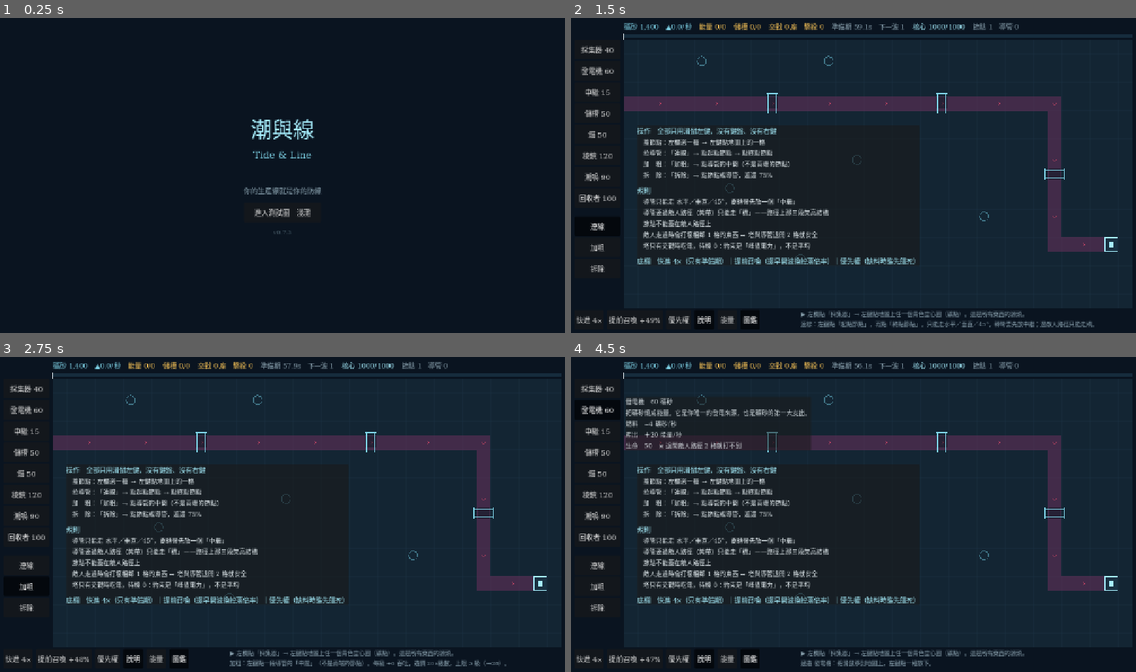
Above: before the commit, frames 1-4 (two rows, left to right).
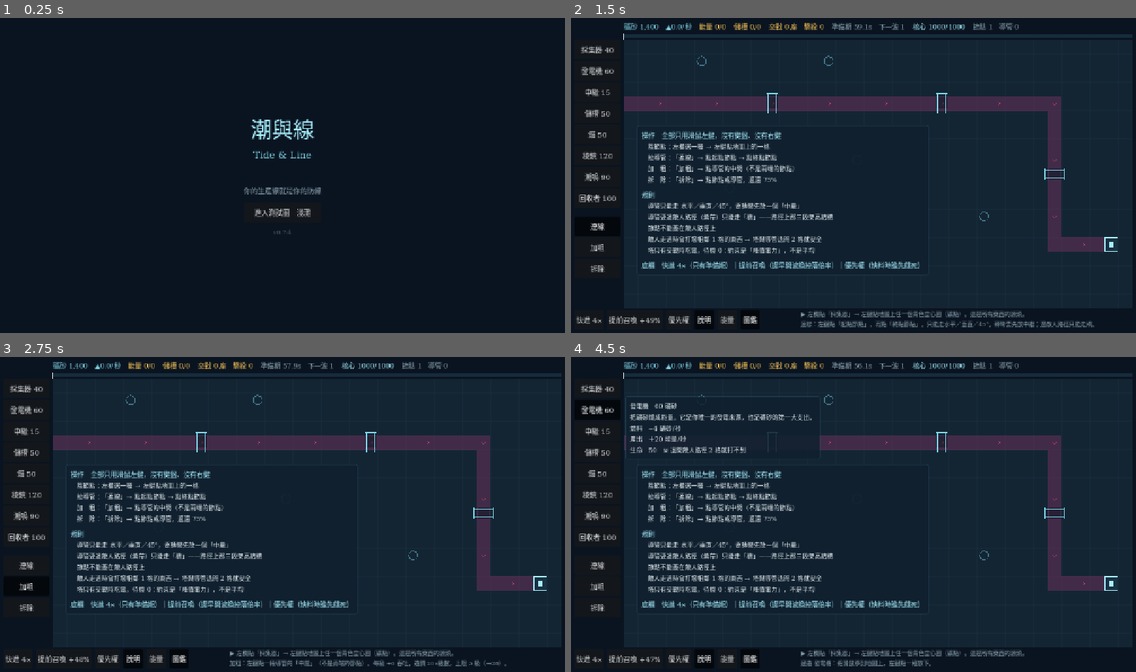
Above: after the commit, the same moments.

Repository: XiaoLin-001/TheGame
Game: Godot game, scene res://scenes/Main.tscn
The game is run twice, just before and just after one commit, with the same random seed, the same clock (stepped at 60 frames per second) and the same inputs.
Inputs:
- Up to frame 1 (0.25 s): no input
- Up to frame 2 (1.5 s): click "進入測試圖 淺灘" at 0.5 s; click "連線" at 1.25 s
- Up to frame 3 (2.75 s): click "加粗" at 2 s
- Up to frame 4 (4.5 s): click "拆除" at 2.75 s; click "採集器 40" at 3.5 s; click "發電機 60" at 4.25 s

The runs differ from the first frame. In frame 1, less than 0.1% of the frame differs, in the area x 51-52%, y 67-69%; in frame 2, 7.3%; in frame 3, 7.3%; in frame 4, 9.5%, in the area x 9-62%, y 12-80%.

Commit message:
B0.7.4 能量面板定住、餵不飽的點名（VERSION 0.7.4）
使用者回報兩件事。

① 「面板會因為一些小改動一直跳動，導致很難看清楚」
我讓沒有數值的列自己隱藏（當時的理由是「只列這一局真的存在的項目」），而
PanelContainer 會跟著內容縮放——於是每過一個 tick 版面就位移一次。儲槽從
放電轉成充能、回收者緩衝歸零，整張表就上下彈。

一張一直在動的表讀不了，這條比「不列無關項目」重要得多。改成固定尺寸、
固定列序：列不隱藏，沒在作用的留在原位變暗。位置固定本身就是可讀性——
玩家記得「淨值在第八行」，那一行就不該跑。

② 「希望有什麼能量不足的也可以顯示在上面」
淨值只說「差多少」，不說「誰在挨餓」——而玩家能採取的動作（拉優先權、
加粗那條線、多蓋一台發電機）取決於後者。面板新增點名，最多列三座、其餘
收成「…還有 N 座」。名單直接取三態徽章的 STARVED 判定，與地圖上那個橙色
倒三角是同一份資料——面板上的名字和地圖上的圖示不會各說各話。

順帶：預設的 PanelContainer 太透明，導管會從字後面穿過去，暗色的次要文字
直接讀不到。新增 UiKit.panel(opacity)：近乎不透明的底 ＋ 一圈細邊 ＋
radius.ui，並一律 mouse_filter = IGNORE（RG-39 從此由建構子保證，不靠各處
自己記得設）。角色簡介維持 0.88 半透明——它刻意要讓人看見底下是什麼。

TL_CLICKTEST 現在尊重明寫的 TL_DEMO_TICKS：有示範佈局在場時只開浮層、
略過建造斷言，用來拍「波次進行中的能量收支」這種只有互動才到得了的畫面。

測試 312 項不變（這批全是呈現層）。

Co-Authored-By: Claude Opus 5 <noreply@anthropic.com>

Diff:
--- a/godot/scripts/core/GameState.gd
+++ b/godot/scripts/core/GameState.gd
@@ -10,7 +10,7 @@
 ## `0.<全域批次序號>.<修補>`。**批次編號就編在版本號裡**，所以這裡不再另存一個
 ## `BATCH` 字串——B0.6 與 B0.6.1 連續兩批都忘了同步它，標題畫面掛著 `B0.5` 三天。
 ## 兩個必須手動保持一致的常數，遲早會不一致；批次名稱在 `CHANGELOG.md` 與 git log。
-const VERSION := "0.7.3"
+const VERSION := "0.7.4"
 
 const GAME_NAME := "潮與線"
 const GAME_NAME_EN := "Tide & Line"
--- a/godot/scripts/core/Hooks.gd
+++ b/godot/scripts/core/Hooks.gd
@@ -33,7 +33,10 @@
 	click_test = Env.flag("TL_CLICKTEST")
 	if click_test:
 		panel = "battle"
-		demo_ticks = 0  # 空地圖才驗得到「點一下有沒有蓋出東西」
+		# 空地圖才驗得到「點一下有沒有蓋出東西」。但明寫 `TL_DEMO_TICKS` 時尊重它——
+		# 那是「我要的是示範佈局跑到第 N tick 的畫面，只是需要有人幫我開浮層」。
+		if Env.str_of("TL_DEMO_TICKS") == "":
+			demo_ticks = 0
 
 	if Env.any_hook():
 		print("[TL] hooks: %s" % Env.active_summary())
--- a/godot/scripts/screens/Battle.gd
+++ b/godot/scripts/screens/Battle.gd
@@ -28,6 +28,15 @@
 const BEAD_GAP := 20.0
 const BEAD_SPEED := 6.0
 const BEAD_MIN_RATE := 0.05
+
+## 能量收支面板的**固定列序**。列數與順序恆定，沒有值的列留在原位變暗，
+## 面板才不會每個 tick 抖一次（B0.7.4）。`short0..2` 是餵不飽的節點清單。
+const ENERGY_ROWS := [
+	"gen", "silo_out", "reclaim", "sep1", "tower", "silo_in", "sep2", "net",
+	"short0", "short1", "short2", "tip", "tip2",
+]
+## 「餵不飽」最多列幾座，其餘收成一行「…還有 N 座」。
+const SHORT_ROWS := 3
 
 enum Mode { BUILD, CONNECT, UPGRADE, DEMOLISH }
 
@@ -101,6 +110,12 @@
 func _click_selftest() -> void:
 	await get_tree().process_frame
 	await get_tree().process_frame
+	# 有示範佈局在場時只驗浮層：地圖上的格子被佔走了，建造斷言本來就不成立。
+	if s.nodes.size() > 1:
+		_energy_button.button_pressed = true
+		_on_codex_show("prism", _build_buttons["prism"])
+		print("[TL_CLICKTEST] 示範佈局在場，只開浮層（建造斷言略過）")
+		return
 	var ore: Vector2i = (s.map["ore"] as Array)[0]
 	var on_path: Vector2i = s.path[10]
 	var before: int = s.nodes.size()
@@ -749,7 +764,7 @@
 ##   ② **沒有「每一座」的選項**——操作負擔不得隨建築數量成長（風險 R-1）。
 ##   ③ 預設收合。它是抽屜不是常駐欄（§6.2 全畫面地圖 ＋ 可收合浮層）。
 func _build_priority_panel() -> void:
-	var box := PanelContainer.new()
+	var box := UiKit.panel()
 	box.position = Vector2(1000, 330)   # 讓開上方的能量收支面板，兩個可以同時開
 	box.visible = false
 	var col := UiKit.vbox(6)
@@ -790,7 +805,7 @@
 ## **預設開在空地圖上、有東西之後就不再擋路**：不用存檔旗標（那要跨局狀態），
 ## 用「這一局蓋了東西沒有」判斷——玩家一放下第一個節點就代表他會操作了。
 func _build_help_panel() -> void:
-	var box := PanelContainer.new()
+	var box := UiKit.panel(0.94)
 	box.position = Vector2(150, 250)
 	var col := UiKit.vbox(3)
 	box.add_child(col)
@@ -818,10 +833,8 @@
 			line, 15 if head else 14,
 			Palette.ORDER_BRIGHT if head else Palette.TEXT_PRIMARY, false
 		))
-	# ★ **面板不吃滑鼠**：它是一張說明，底下就是玩家要點的地圖。
-	#   `PanelContainer` 預設 `STOP`，會把落在它範圍內的點擊整片吞掉——
-	#   而它預設開在玩家要放第一個節點的那一刻，等於教學把遊戲擋住了。
-	box.mouse_filter = Control.MOUSE_FILTER_IGNORE
+	# （不吃滑鼠由 `UiKit.panel()` 保證——這一張曾經預設開在玩家要放第一個
+	#   節點的位置上並把那片點擊整片吞掉，等於教學把遊戲擋住了。RG-39）
 	add_child(box)
 	_help_panel = box
 	# 空地圖＝這局還沒開始，正是需要它的時刻。TL_NAKED 下不開（它整片都是文字）。
@@ -844,20 +857,21 @@
 ## 只列**這一局真的存在**的項目：一張永遠有八行的表沒有資訊量，
 ## 有幾行會動、什麼時候動，本身就是資訊。
 func _build_energy_panel() -> void:
-	var box := PanelContainer.new()
-	box.position = Vector2(872, 96)   # 寬 388 → 右緣 1260，不出畫面
+	var box := UiKit.panel()
+	box.position = Vector2(872, 96)
 	box.visible = false
-	box.mouse_filter = Control.MOUSE_FILTER_IGNORE
-	var col := UiKit.vbox(4)
+	# ★ **固定尺寸、固定列數**（B0.7.4）。使用者回報「面板會因為一些小改動
+	#   一直跳動，很難看清楚」——原因是沒有數值的列會自己隱藏，`PanelContainer`
+	#   跟著縮放，於是每過一個 tick 版面就位移一次。
+	#   **一張一直在動的表，讀不了**。現在列數恆定、寬度恆定，
+	#   不存在的項目留在原位變暗——**位置固定本身就是可讀性**。
+	box.custom_minimum_size = Vector2(392, 300)
+	var col := UiKit.vbox(3)
 	box.add_child(col)
 	col.add_child(UiKit.label("能量收支（每秒）", 15, Palette.ENERGY_AMBER, false))
-	# 每一行都必須短於面板寬度：`PanelContainer` 會被最長的那一行撐開，
-	# 撐出畫面外就直接被裁掉（沒有捲動）。長句一律拆兩行，不靠 autowrap。
-	for key: String in [
-		"gen", "reclaim", "silo_out", "sep", "tower", "silo_in", "net", "tip", "tip2"
-	]:
+	for key: String in ENERGY_ROWS:
 		var l := UiKit.label("", 13, Palette.TEXT_SECONDARY, false)
-		l.custom_minimum_size = Vector2(388, 0)
+		l.custom_minimum_size = Vector2(380, 17)
 		col.add_child(l)
 		_energy_rows[key] = l
 	add_child(box)
@@ -888,26 +902,55 @@
 	var silo_in := maxf(0.0, demand - tower)
 	var net := supply - demand
 
-	_set_row("gen", "＋ 發電機 ×%d　%+.0f" % [s.count_of("generator"), gen], Palette.ENERGY_AMBER)
-	_set_row("reclaim", "＋ 回收者存量　%.0f（擊殺換來的，慢慢注入）" % reclaim
-		if reclaim > 0.0 else "", Palette.ENERGY_AMBER)
-	_set_row("silo_out", "＋ 儲槽放電　%+.0f" % silo_out if silo_out > 0.05 else "", Palette.ENERGY_AMBER)
-	_set_row("sep", "──────────────", Palette.BORDER_STRONG)
-	_set_row("tower", "− 塔（交戰 %d 座）　%.0f　※ 待機不耗電" % [int(r["engaged"]), tower]
-		if tower > 0.05 else "− 塔　0　※ 沒有敵人進射程，全部待機", Palette.TEXT_SECONDARY)
-	_set_row("silo_in", "− 儲槽充能　%.0f（受自己那條線的 cap 限速）" % silo_in
-		if silo_in > 0.05 else "", Palette.TEXT_SECONDARY)
-	_set_row("net", "淨值　%+.0f/秒　%s" % [net, "餵得飽" if net >= -0.05 else "餵不飽，射速會降"],
-		Palette.OK_GREEN if net >= -0.05 else Palette.WARN_ORANGE)
-	_set_row("tip", "加電：多蓋發電機（每台吃 4 礦砂/秒）", Palette.TEXT_DISABLED)
-	_set_row("tip2", "省電：塔蓋少一點，或用「優先權」決定誰先餓", Palette.TEXT_DISABLED)
-
-
-func _set_row(key: String, text: String, col: Color) -> void:
+	_set_row("gen", "＋ 發電機 ×%d　%+.0f" % [s.count_of("generator"), gen],
+		gen > 0.05, Palette.ENERGY_AMBER)
+	_set_row("silo_out", "＋ 儲槽放電　%+.0f" % silo_out, silo_out > 0.05, Palette.ENERGY_AMBER)
+	_set_row("reclaim", "＋ 回收者存量　%.0f（擊殺換來的，限速注入）" % reclaim,
+		reclaim > 0.05, Palette.ENERGY_AMBER)
+	_set_row("sep1", "─────────────────", false)
+	_set_row("tower", "− 塔（交戰 %d 座）　%.0f" % [int(r["engaged"]), tower], tower > 0.05)
+	_set_row("silo_in", "− 儲槽充能　%.0f（受自己那條線限速）" % silo_in, silo_in > 0.05)
+	_set_row("sep2", "─────────────────", false)
+
+	# ★ 「誰餵不飽」（使用者要求）。淨值只說「差多少」，不說「誰在挨餓」——
+	#   而玩家能採取的動作（拉優先權、加粗那條線、多蓋一台發電機）取決於後者。
+	#   名單直接取三態徽章的 `STARVED`，與地圖上的橙色倒三角是同一份判定。
+	var short_list: Array[String] = []
+	var states: Dictionary = r["node_state"]
+	for n: Dictionary in s.nodes:
+		if int(states.get(int(n["id"]), 0)) != SessionState.STARVED:
+			continue
+		short_list.append("%s%s %.0f%%" % [
+			NodeDefs.label(String(n["type"])), n["cell"],
+			100.0 * float((r["satisfaction"] as Dictionary).get(n["id"], 1.0))
+		])
+
+	var ok_all := short_list.is_empty()
+	_set_row("net", "淨值　%+.0f/秒　%s" % [net, "餵得飽" if ok_all else "有東西在挨餓"], true,
+		Palette.OK_GREEN if ok_all else Palette.WARN_ORANGE)
+	for i in SHORT_ROWS:
+		var key := "short%d" % i
+		if ok_all:
+			_set_row(key, "　全部餵得飽" if i == 0 else "", false)
+		elif i == SHORT_ROWS - 1 and short_list.size() > SHORT_ROWS:
+			_set_row(key, "　…還有 %d 座" % (short_list.size() - SHORT_ROWS + 1), true,
+				Palette.WARN_ORANGE)
+		elif i < short_list.size():
+			_set_row(key, "　餵不飽：" + short_list[i] if i == 0 else "　　　　　" + short_list[i],
+				true, Palette.WARN_ORANGE)
+		else:
+			_set_row(key, "", false)
+
+	_set_row("tip", "加電：多蓋發電機（每台吃 4 礦砂/秒）", false)
+	_set_row("tip2", "省電：塔少一點，或用「優先權」決定誰先餓", false)
+
+
+## `live` ＝ 這一項現在有沒有在作用。**沒作用的列不隱藏、只變暗**——
+## 隱藏會讓下面每一列往上跳，而一張一直在動的表讀不了（B0.7.4）。
+func _set_row(key: String, text: String, live: bool, col: Color = Palette.TEXT_SECONDARY) -> void:
 	var l: Label = _energy_rows[key]
-	l.visible = text != ""
 	l.text = text
-	l.add_theme_color_override("font_color", col)
+	l.add_theme_color_override("font_color", col if live else Palette.TEXT_DISABLED)
 
 
 ## ★ 角色簡介浮層（使用者要求）。滑鼠停在左欄的建造鈕上就浮出來、移開就收，
@@ -916,10 +959,9 @@
 ## 內容一律**從 `data/NodeDefs.gd` 現算**，不另外寫一份文案表——
 ## 兩份會漂移，而漂移的那一份剛好就是玩家讀到的那一份。
 func _build_codex_panel() -> void:
-	var box := PanelContainer.new()
+	# 角色簡介刻意半透明：它浮在地圖上，要讓人看得見底下是什麼（使用者指定）。
+	var box := UiKit.panel(0.88)
 	box.visible = false
-	box.mouse_filter = Control.MOUSE_FILTER_IGNORE
-	box.modulate = Color(1.0, 1.0, 1.0, 0.92)
 	_codex_label = UiKit.label("", 14, Palette.TEXT_PRIMARY, false)
 	box.add_child(_codex_label)
 	add_child(box)
@@ -1114,7 +1156,7 @@
 	var won: bool = s.phase == "won"
 	var waves: int = s.wave_index if won else maxi(0, s.wave_index - 1)
 	var score := Score.throughput(s.delivered_total, s.tick_count, BattleController.TICK)
-	var box := PanelContainer.new()
+	var box := UiKit.panel()
 	box.position = Vector2(440, 250)
 	var col := UiKit.vbox(10)
 	box.add_child(col)
--- a/godot/scripts/ui/UiKit.gd
+++ b/godot/scripts/ui/UiKit.gd
@@ -65,6 +65,24 @@
 	return c
 
 
+## 浮層容器。**預設的 `PanelContainer` 背景太透**，蓋在地圖上時導管會從字後面
+## 穿過去，暗色的次要文字直接讀不到（B0.7.4 使用者回報）。
+## 這裡給一個近乎不透明的底 ＋ 一圈細邊，讓浮層與地圖分得開。
+## `opacity` 留給角色簡介那種刻意要半透明的（它要讓人看見底下是什麼）。
+static func panel(opacity: float = 0.96) -> PanelContainer:
+	var box := PanelContainer.new()
+	var style := StyleBoxFlat.new()
+	style.bg_color = Palette.alpha(Palette.BG_PANEL, opacity)
+	style.border_color = Palette.BORDER_STRONG
+	style.set_border_width_all(1)
+	style.set_corner_radius_all(2)   # radius.ui（20_ART_DIRECTION.md §1.4）
+	style.set_content_margin_all(10)
+	box.add_theme_stylebox_override("panel", style)
+	# 浮層是資訊不是障礙物：一律不吃滑鼠（RG-39）。
+	box.mouse_filter = Control.MOUSE_FILTER_IGNORE
+	return box
+
+
 ## 千分位。資源數字到處都要用，統一在這裡免得各處各寫一份。
 static func commas(n: int) -> String:
 	var s := str(absi(n))
Not shown, changed: CHANGELOG.md
Not shown, changed: docs/20_ART_DIRECTION.md
Not shown, changed: docs/40_PRODUCTION_PLAN.md
Not shown, changed: docs/50_QA_PLAN.md
